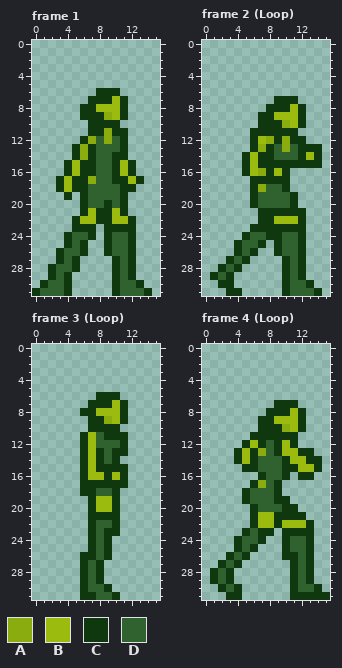
Pixel-art file: Assets/Sprites/Girl/Girl.aseprite. This is how it looked before the edit.
16x32 pixels, 11 frames. Shown: frame 1, frame 2 (Loop), frame 3 (Loop), frame 4 (Loop). The commit also changed other frames, which this record leaves out.
Palette (. is transparent): A #8bac0f  B #9bbc0f  C #0f380f  D #306230
The same view after the edit:
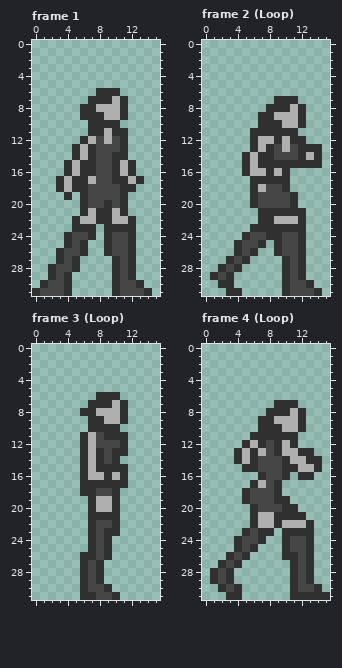
Changes in this commit:
colour B: #9bbc0f -> #afafaf
colour C: #0f380f -> #303030
colour D: #306230 -> #464646
Frame 1, layers "Right", "Head", "Body":
y 9: x 9 A -> B
y 11: x 9 A -> B
y 12: x 7 A -> B; x 9 A -> B
y 13..14: x 6 A -> B
y 17: x 7 A -> B
Frame 2 (Loop), layers "Right", "Head", "Body":
y 10: x 10 A -> B
y 12: x 8 A -> B; x 10 A -> B
y 13: x 7 A -> B; x 10 A -> B
y 16: x 7 A -> B
y 18: x 7 A -> B
Frame 3 (Loop), layer "Head":
y 9: x 9 A -> B
Frame 4 (Loop), layers "Head", "Body":
y 10: x 10 A -> B
y 13: x 7 A -> B
y 17: x 7 A -> B
